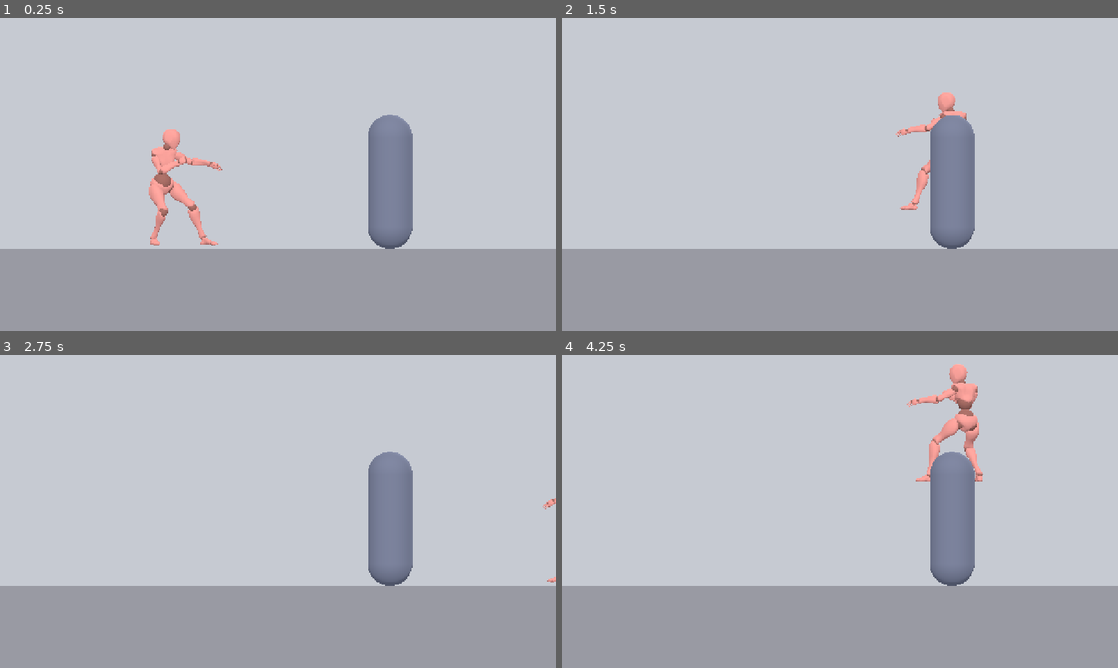
Above: before the commit, frames 1-4 (two rows, left to right).
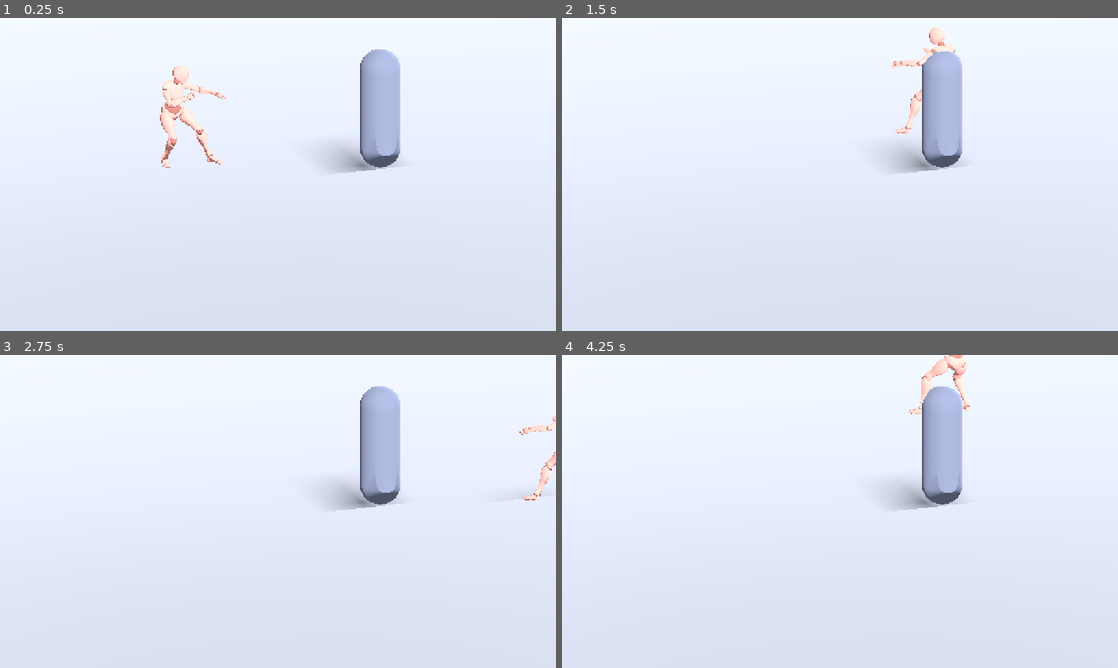
Above: after the commit, the same moments.

Repository: RJL-Marquez/RIVEN
Game: Godot game, scene res://scenes/Arena3D.tscn
Same seed, same stepped clock (60 frames per second), same inputs: the game is played once before the commit and once after it.
Inputs:
- Up to frame 1 (0.25 s): no input
- Up to frame 2 (1.5 s): hold D (move_right) 0.53-1.28 s; tap J (attack) at 0.6 s; tap W (jump) at 0.77 s; hold Down from 1.28 s (still down); tap L (block) at 1.35 s
- Up to frame 3 (2.75 s): tap W (jump) at 1.52 s; release Down at 2.03 s; hold D (move_right) from 2.03 s (still down); hold S (crouch) from 2.03 s (still down)
- Up to frame 4 (4.25 s): release D (move_right) at 2.78 s; release S (crouch) at 2.78 s; hold Up 2.78-3.53 s; tap K (kick) at 2.85 s; tap W (jump) at 3.02, 3.77 s; hold A (move_left) from 3.53 s (still down); tap I (magic) at 3.6 s

The runs differ from the first frame. In frame 1, 99% of the frame differs, in the area x 0-100%, y 0-100%; in frame 2, 99%; in frame 3, 99%; in frame 4, 99%.

Commit message:
Phase 1: real horizontal floor + camera tilt + shadows
Replace the fake vertical "floor" backdrop with a real horizontal ground plane
the fighters stand on, tilt the camera down ~18 deg so it reads as a floor, and
enable directional shadows so each fighter is visually planted on it. Consistent
in both the game and the 3D editor.

Co-Authored-By: Claude Opus 4.8 <noreply@anthropic.com>

Diff:
--- a/scenes/Arena3D.tscn
+++ b/scenes/Arena3D.tscn
@@ -5,18 +5,17 @@
 [sub_resource type="Environment" id="Env"]
 background_mode = 1
 background_color = Color(0.776, 0.792, 0.824, 1)
-ambient_light_color = Color(0.6, 0.62, 0.66, 1)
-ambient_light_energy = 0.6
+ambient_light_color = Color(0.62, 0.64, 0.68, 1)
+ambient_light_energy = 0.45
 
 [sub_resource type="BoxShape3D" id="GroundShape"]
-size = Vector3(40, 0.2, 10)
+size = Vector3(60, 0.2, 20)
 
-[sub_resource type="QuadMesh" id="Backdrop"]
-size = Vector2(40, 12)
+[sub_resource type="PlaneMesh" id="FloorMesh"]
+size = Vector2(60, 20)
 
 [sub_resource type="StandardMaterial3D" id="GMat"]
-shading_mode = 2
-albedo_color = Color(0.5, 0.5, 0.52, 1)
+albedo_color = Color(0.56, 0.57, 0.6, 1)
 
 [sub_resource type="CapsuleMesh" id="OppMesh"]
 radius = 0.3
@@ -28,26 +27,26 @@
 [node name="Arena3D" type="Node3D"]
 
 [node name="Camera3D" type="Camera3D" parent="."]
-transform = Transform3D(1, 0, 0, 0, 1, 0, 0, 0, 1, 0, 1, 10)
+transform = Transform3D(1, 0, 0, 0, 0.951, 0.309, 0, -0.309, 0.951, 0, 2.8, 9)
 projection = 1
-size = 4.2
+size = 4.6
 
 [node name="Sun" type="DirectionalLight3D" parent="."]
-transform = Transform3D(1, 0, 0, 0, 0.866, 0.5, 0, -0.5, 0.866, 2, 6, 4)
+transform = Transform3D(0.94, -0.17, 0.3, 0, 0.87, 0.5, -0.34, -0.47, 0.82, 0, 8, 4)
+shadow_enabled = true
 
 [node name="WorldEnvironment" type="WorldEnvironment" parent="."]
 environment = SubResource("Env")
-
-[node name="Floor" type="MeshInstance3D" parent="."]
-transform = Transform3D(1, 0, 0, 0, 1, 0, 0, 0, 1, 0, -6, -3)
-mesh = SubResource("Backdrop")
-material_override = SubResource("GMat")
 
 [node name="Ground" type="StaticBody3D" parent="."]
 
 [node name="Col" type="CollisionShape3D" parent="Ground"]
 transform = Transform3D(1, 0, 0, 0, 1, 0, 0, 0, 1, 0, -0.1, 0)
 shape = SubResource("GroundShape")
+
+[node name="Mesh" type="MeshInstance3D" parent="Ground"]
+mesh = SubResource("FloorMesh")
+material_override = SubResource("GMat")
 
 [node name="Fighter3D" parent="." instance=ExtResource("1")]
 transform = Transform3D(1, 0, 0, 0, 1, 0, 0, 0, 1, -1.5, 0, 0)
